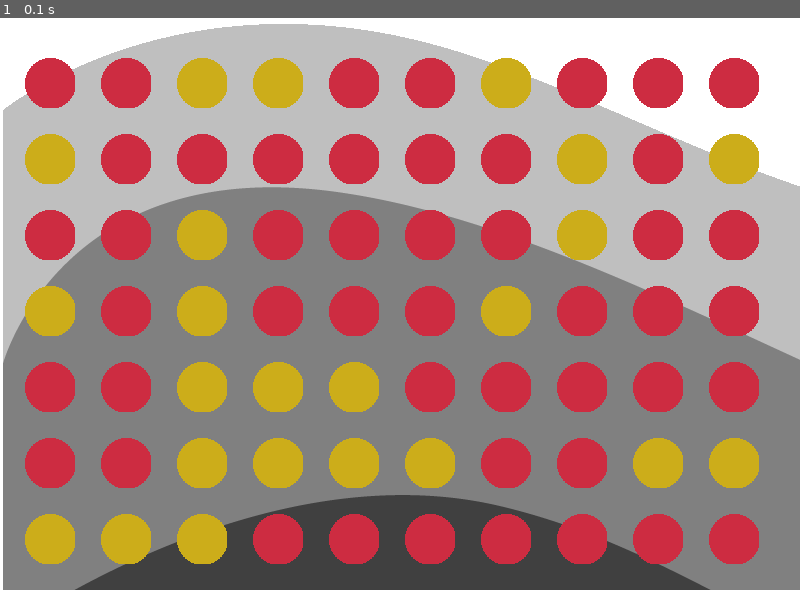
Above: before the commit, frame 1.
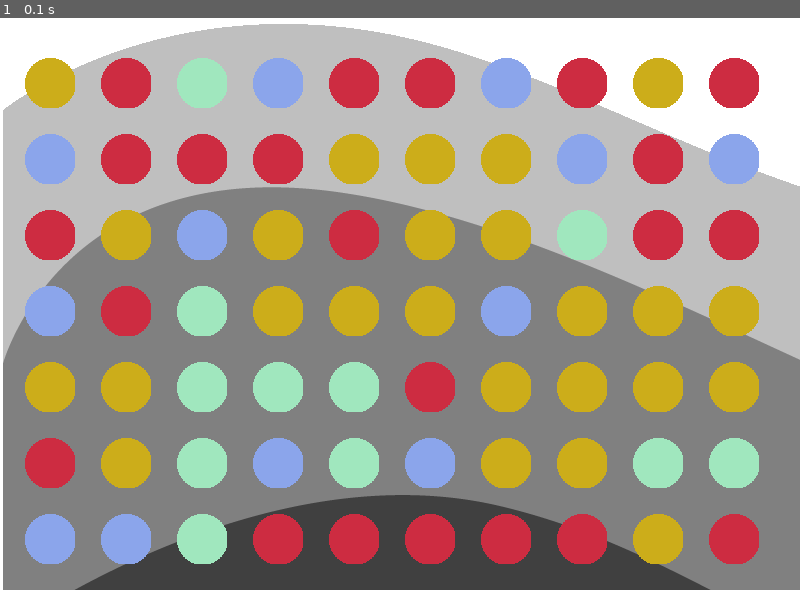
Above: after the commit, the same moment.

Repository: Doradalberto/Pygame
Game: pygame game, started from Game.py
The game is run twice, just before and just after one commit, with the same random seed, the same clock (stepped at 60 frames per second) and the same inputs.
Inputs:
- Up to frame 1 (0.1 s): no input

The runs differ from the first frame. In frame 1, 21% of the frame differs, in the area x 3-95%, y 6-96%.

Commit message:
tudo certo

Diff:
--- a/Game.py
+++ b/Game.py
@@ -79,7 +79,7 @@
         pygame.sprite.Sprite.__init__(self)
 
         # Carregando a imagem de fundo.
-        sorteio = random.randint(0,1)
+        sorteio = random.randint(0,3)
         player_img = pygame.image.load(path.join(img_dir, cor[sorteio])).convert()
 
         self.image = player_img
